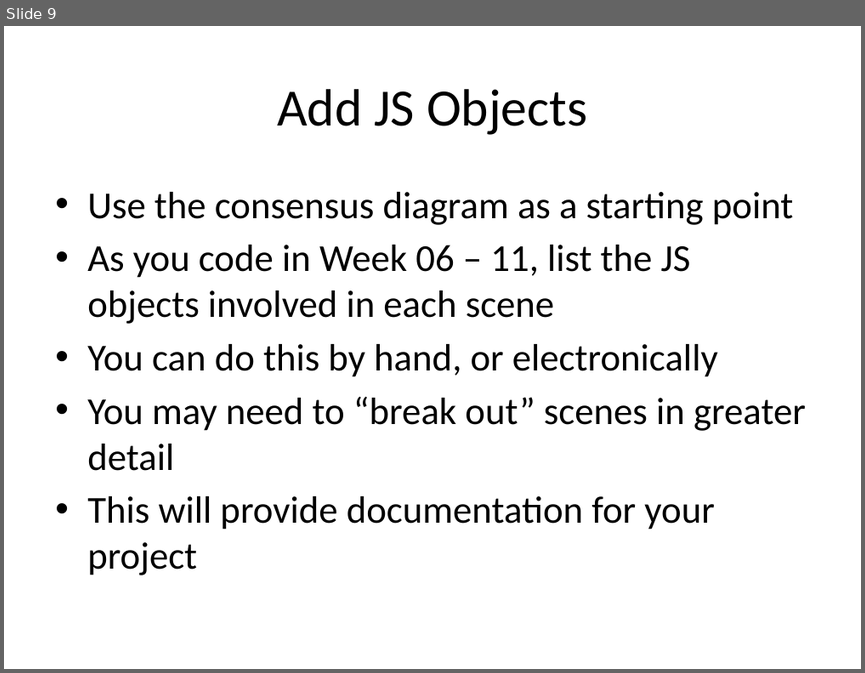
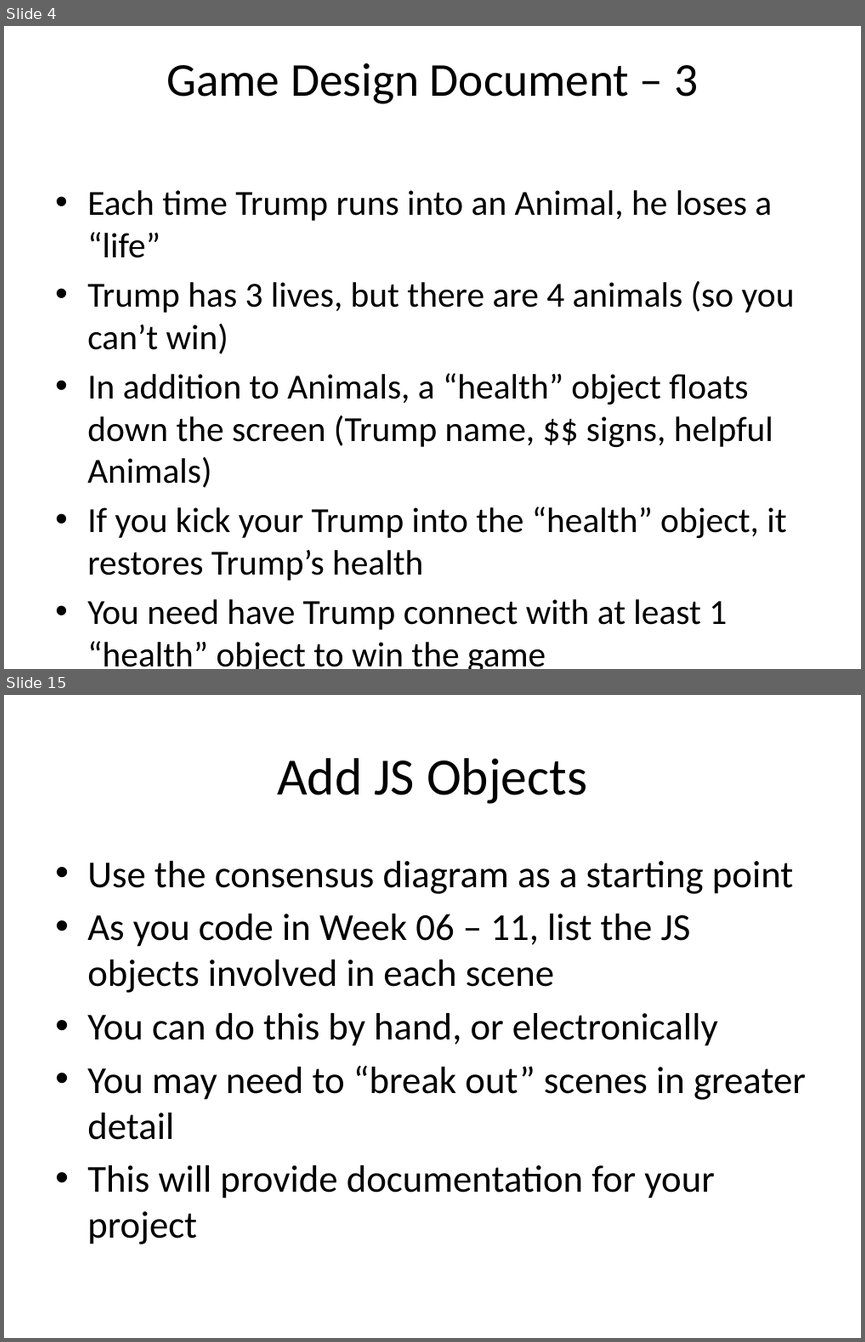
Before and after one commit to javisaurusrex/zookillsoccer, a slide deck: assets/game architecture/ZooKill Soccer Game Design Document.pptx. Shown one above the other, each under a label of ours: slide 9 before the commit, slides 4 and 15 after it; the slides between them are not shown. The pictures are 865x673 and 865x1342 pixels, drawn with LibreOffice and Linux fonts; fonts in the diff are those of the drawing. Boxes give left, top, right and bottom in pixels: in the first picture for what was removed or moved away, otherwise in the second. Text is boxed around its words. In the diff, an @@ line names an element or a change of style, - is before the commit and + after.

```diff
--- a/assets/game architecture/ZooKill Soccer Game Design Document.pptx
+++ b/assets/game architecture/ZooKill Soccer Game Design Document.pptx
@@ slide 4 added at [4, 26, 861, 669], background #FFFFFF @@
@@ title added at [166, 63, 698, 104], 39.6 pt, text #000000 @@
+Game Design Document – 3
@@ text added at [87, 190, 794, 669], 29.6 pt, text #000000 @@
+• Each time Trump runs into an Animal, he loses a “life”
+• Trump has 3 lives, but there are 4 animals (so you can’t win)
+• In addition to Animals, a “health” object floats down the screen (Trump name, $$ signs, helpful Animals)
+• If you kick your Trump into the “health” object, it restores Trump’s health
+• You need have Trump connect with at least 1 “health” object to win the game
@@ what was slide 9 is now slide 15 @@
```
Also in this commit, not shown: 5 slides changed, 9 other slides added, 3 slides removed, 17 other files.
